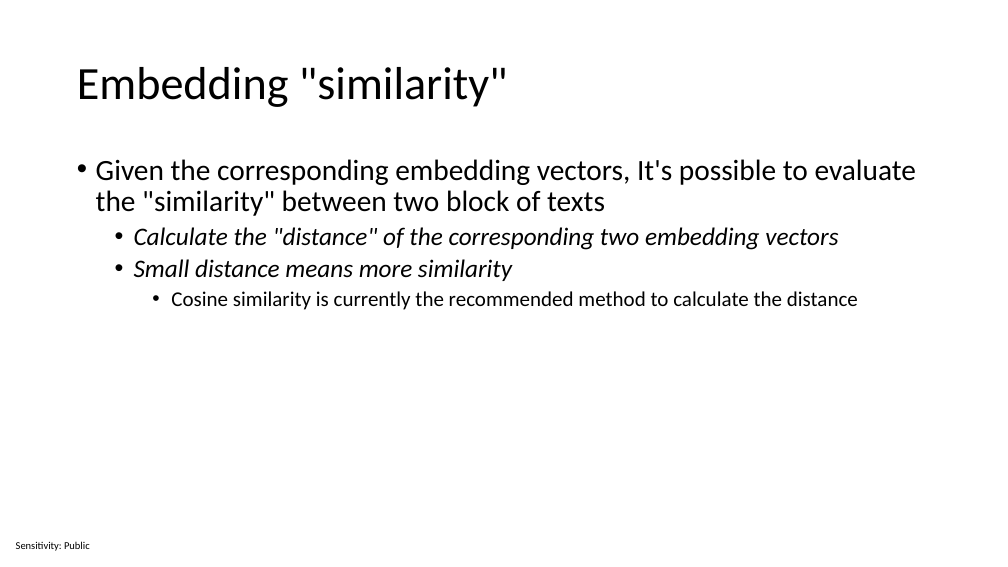
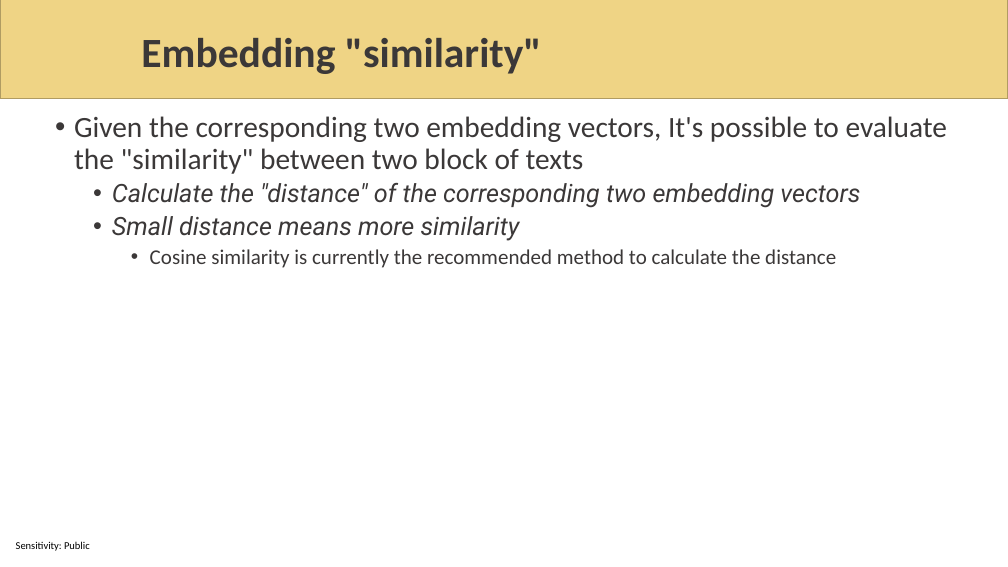
Before and after one commit to sabbadino/AzureDay2023Torino, a slide deck: slide 14 of sessions/room1_15_30/azure-day-ChatBot.pptx (slide 13 before the commit). Drawn at 1008x567 pixels with LibreOffice and Linux fonts; fonts in the diff are those of the drawing; background and template pictures are left out. Boxes give left, top, right and bottom in pixels: in the first picture for what was removed or moved away, otherwise in the second. Text is boxed around its words. In the diff, an @@ line names an element or a change of style, - is before the commit and + after.

```diff
--- a/sessions/room1_15_30/azure-day-ChatBot.pptx
+++ b/sessions/room1_15_30/azure-day-ChatBot.pptx
@@ rectangle added at [0,0,1008,99], fill #EFD485, outline #B19D62 1 pt @@
@@ title "Embedding "similarity"": place and size @@
-title "Embedding "similarity"" at [77,67,508,107]
+title "Embedding "similarity"" at [141,38,542,74]
@@ title "Embedding "similarity"" at [141,38,542,74]: size 44 to 39.6 pt, text colour #000000 to #3B3838, bold on @@
@@ text "Given the corresponding two embedding ...": place and size @@
-text "Given the corresponding two embedding ..." at [96,159,916,310]
+text "Given the corresponding two embedding ..." at [74,116,947,268]
@@ text at [74,116,947,174]: text changed; text colour #000000 to #3B3838 @@
-• Given the corresponding embedding vectors, It's possible to evaluate the "similarity" between two block of texts
+• Given the corresponding two embedding vectors, It's possible to evaluate the "similarity" between two block of texts
@@ text at [112,183,860,268]: font Calibri to Roboto in "Calculate the "distance" of the corresponding two ...", "Small distance means more similarity"; text colour #000000 to #3B3838 in "Calculate the "distance" of the corresponding two ...", "Small distance means more similarity", "Cosine similarity is currently the recommended method ..." @@
```
Also in this commit, not shown: 32 other slides changed, 5 slides added, 1 slide removed, 3 other files.
